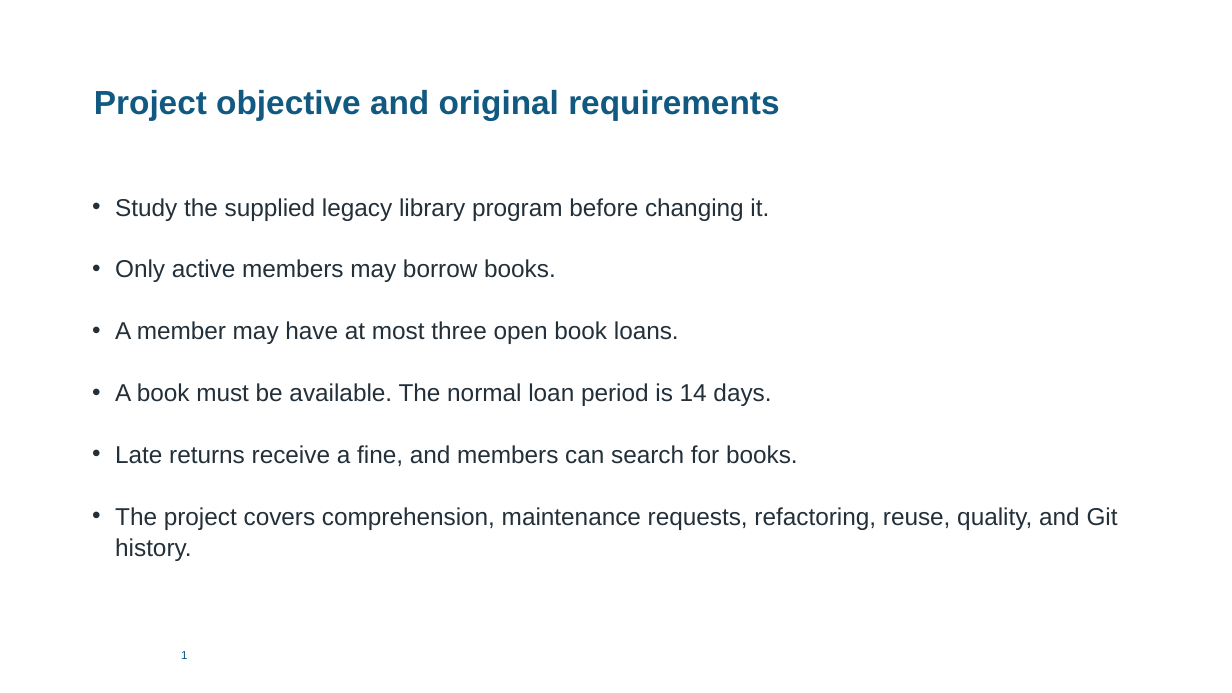
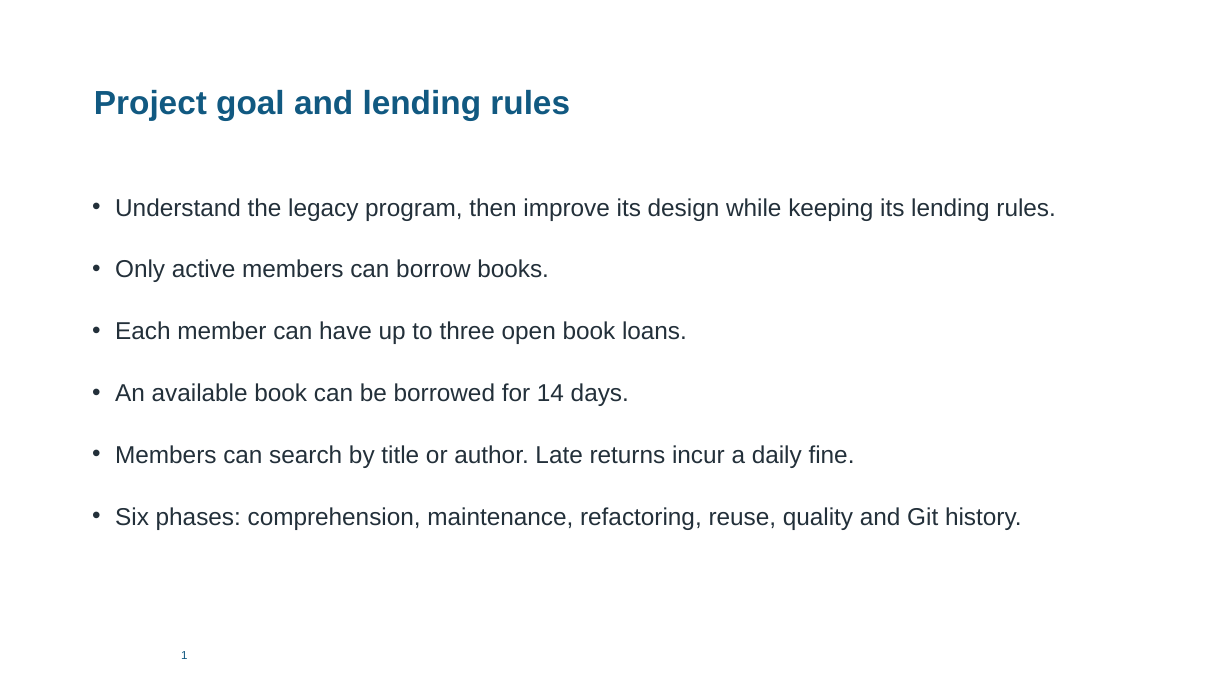
Before and after one commit to jurialamri6-eng/SE431-repository, a slide deck: slide 3 of Presentation/SE431_Presentation.pptx. Drawn at 1232x693 pixels with LibreOffice and Linux fonts; fonts in the diff are those of the drawing. Boxes give left, top, right and bottom in pixels: in the first picture for what was removed or moved away, otherwise in the second. Text is boxed around its words. In the diff, an @@ line names an element or a change of style, - is before the commit and + after.

Commit message:
09 Prepare current submission and record fresh verification
Update the current report, presentation and demonstration. Remove optional reference copies and preview assets from the current tree. Record fresh 33-test verification and quality measurements. Preserve the eight existing commits and their recorded authors and dates.

```diff
--- a/Presentation/SE431_Presentation.pptx
+++ b/Presentation/SE431_Presentation.pptx
@@ title at [94,89,570,120]: text changed @@
-Project objective and original requirements
+Project goal and lending rules
@@ text at [115,198,1055,530]: text changed @@
-• Study the supplied legacy library program before changing it.
-• Only active members may borrow books.
-• A member may have at most three open book loans.
-• A book must be available. The normal loan period is 14 days.
-• Late returns receive a fine, and members can search for books.
-• The project covers comprehension, maintenance requests, refactoring, reuse, quality, and Git history.
+• Understand the legacy program, then improve its design while keeping its lending rules.
+• Only active members can borrow books.
+• Each member can have up to three open book loans.
+• An available book can be borrowed for 14 days.
+• Members can search by title or author. Late returns incur a daily fine.
+• Six phases: comprehension, maintenance, refactoring, reuse, quality and Git history.
```
Also in this commit, not shown: 11 other slides changed, 1 slide added, 1 slide removed, 55 other files.
